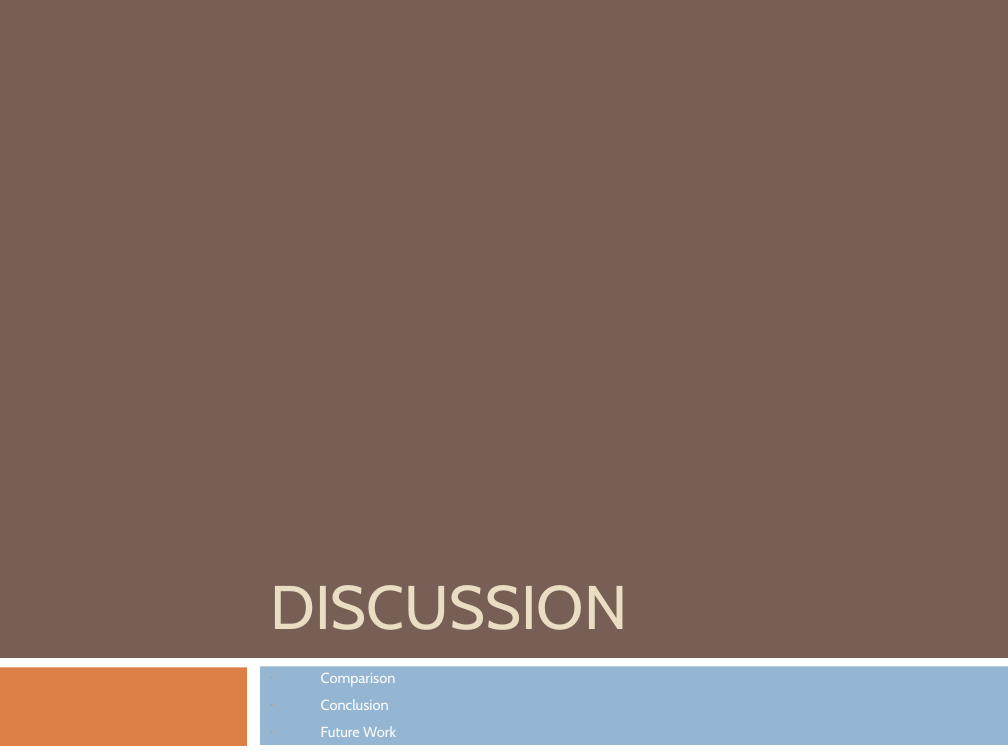
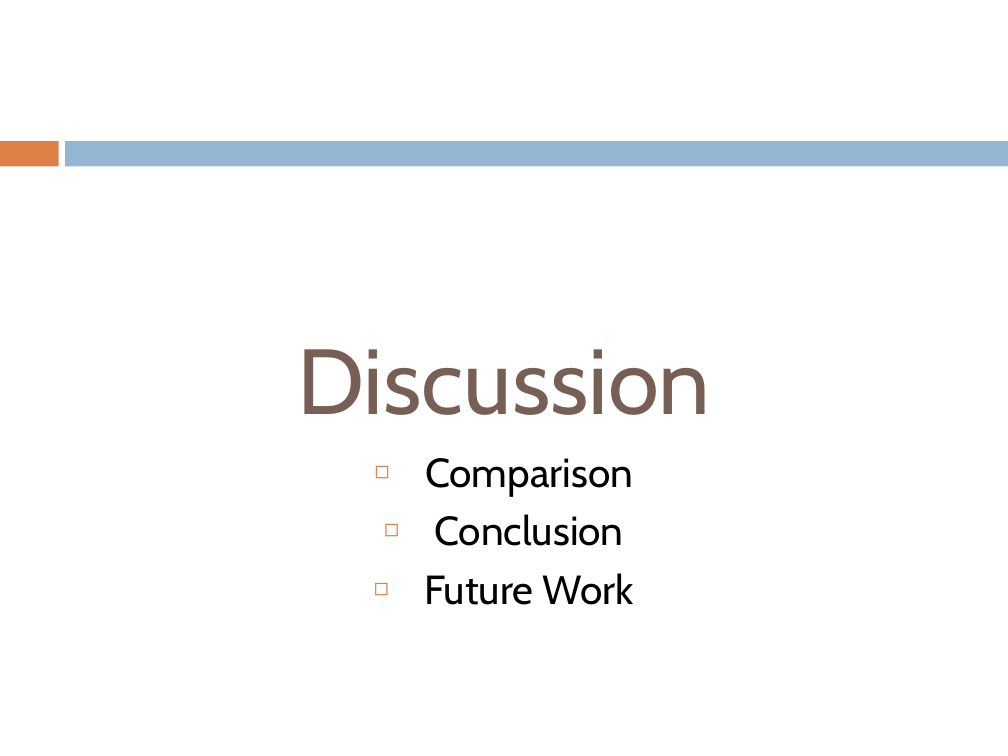
Before and after one commit to henrikklarup/sw402a, a slide deck: slide 29 of Project/præsentation/lasse.pptx (slide 30 before the commit). Drawn at 1008x756 pixels with LibreOffice and Linux fonts; fonts in the diff are those of the drawing. Boxes give left, top, right and bottom in pixels: in the first picture for what was removed or moved away, otherwise in the second. Text is boxed around its words. In the diff, an @@ line names an element or a change of style, - is before the commit and + after.

```diff
--- a/Project/præsentation/lasse.pptx
+++ b/Project/præsentation/lasse.pptx
@@ background #775F55 to #FFFFFF @@
@@ rectangle added at (0, 141, 58, 166), fill #DD8047 @@
@@ rectangle added at (66, 141, 1008, 166), fill #94B6D2 @@
@@ title "Discussion" at (297, 349, 710, 415): vertical alignment bottom to middle @@
@@ title at (297, 349, 710, 415): text changed; size 44 to 66 pt; text colour #EBDDC3 to #775F55 @@
-DISCUSSION
+Discussion
@@ text "Comparison": place and size @@
-text "Comparison" at (321, 673, 396, 737)
+text "Comparison" at (424, 458, 634, 605)
@@ text "Comparison" at (424, 458, 634, 605): size 10.4 to 29 pt, text colour #FFFFFF to #000000; alignment left to centre; bullet - to ◻; vertical alignment middle to top @@
@@ rectangle removed at (0, 658, 1008, 756) @@
@@ rectangle removed at (0, 667, 247, 746) @@
@@ rectangle removed at (260, 666, 1008, 745) @@
```
Also in this commit, not shown: 31 other slides changed, 2 slides added, 2 slides removed.
